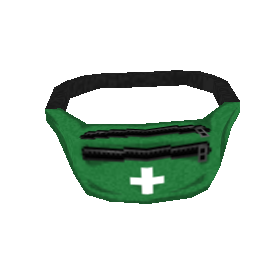
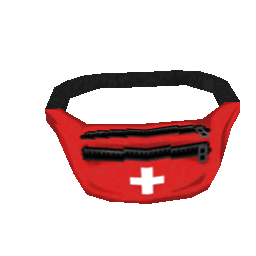
Before/after of a 256x256 layered artwork. What changed in the layer stack:
painted on "4u9hilmgcm61" over [45, 102, 240, 204]
